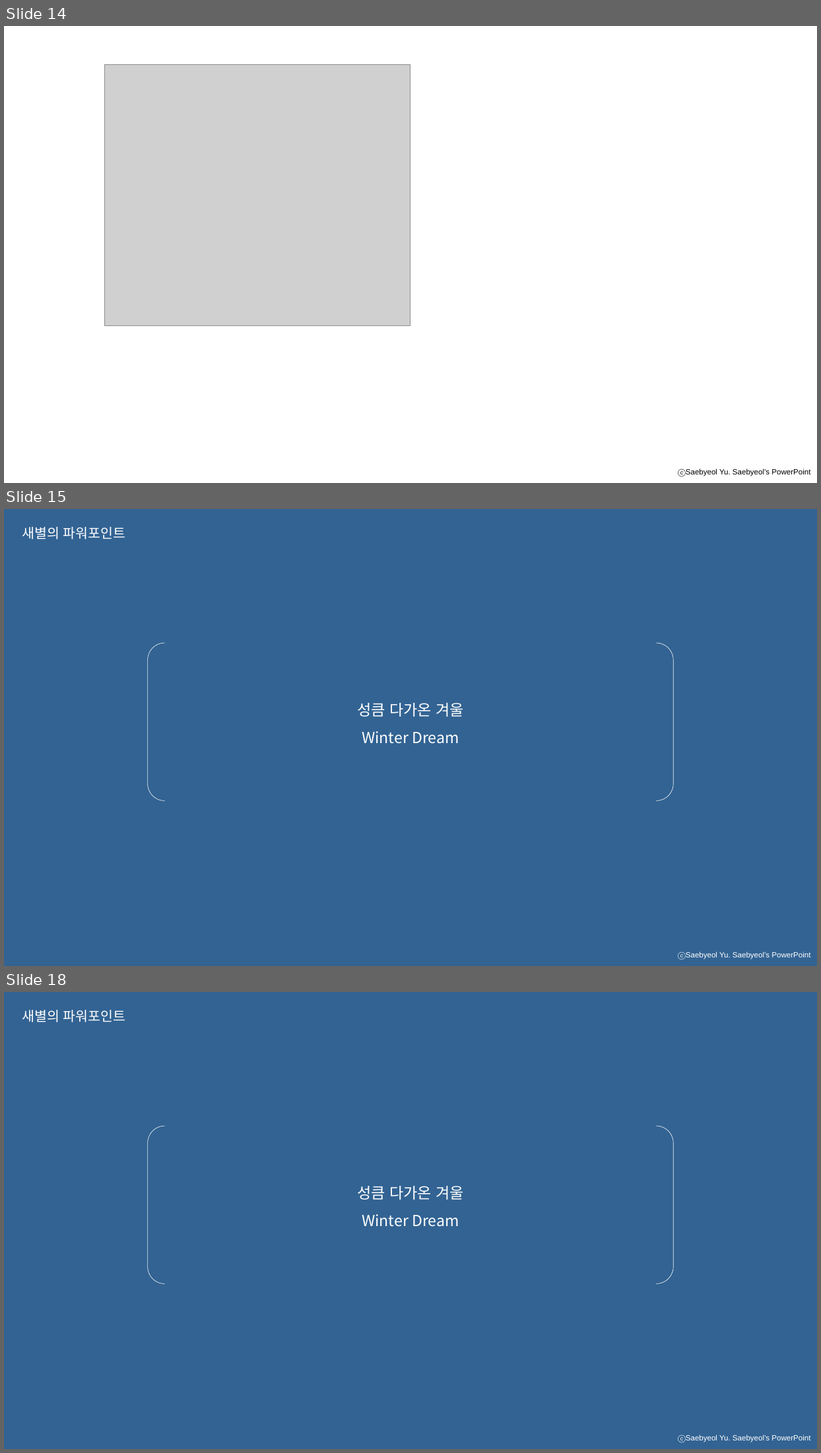
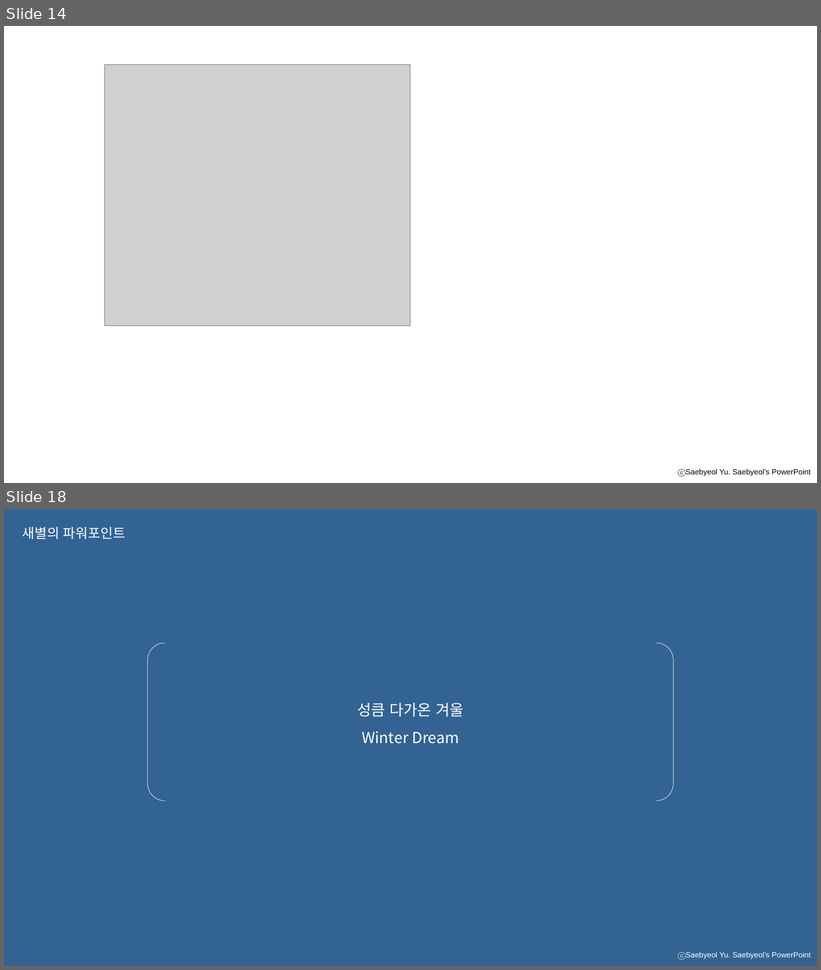
Before and after one commit to uno-km/aPlatform, a slide deck: aPlatform/aPlatform/portfolio_README.pptx. Shown one above the other, each under a label of ours: slides 14, 15 and 18 before the commit, slides 14 and 18 after it; the slides between them are not shown. The pictures are 821x1453 and 821x970 pixels, drawn with LibreOffice and Linux fonts; fonts in the diff are those of the drawing; grey boxes stand for pictures. Boxes give left, top, right and bottom in pixels: in the first picture for what was removed or moved away, otherwise in the second. Text is boxed around its words. In the diff, an @@ line names an element or a change of style, - is before the commit and + after.

```diff
--- a/aPlatform/aPlatform/portfolio_README.pptx
+++ b/aPlatform/aPlatform/portfolio_README.pptx
@@ slide 15 removed at [4, 509, 817, 966], background #326393; not listed: 1 template element that a slide beside it also shows @@
@@ text removed at [22, 527, 125, 539] @@
-새별의 파워포인트
@@ bracket pair removed at [148, 643, 674, 801] @@
@@ text removed at [357, 703, 464, 717] @@
-성큼 다가온 겨울
@@ text removed at [362, 731, 459, 744] @@
-Winter Dream
```
Also in this commit, not shown: 2 slides changed, 2 slides added, 1 other slide removed, 2 other files.
